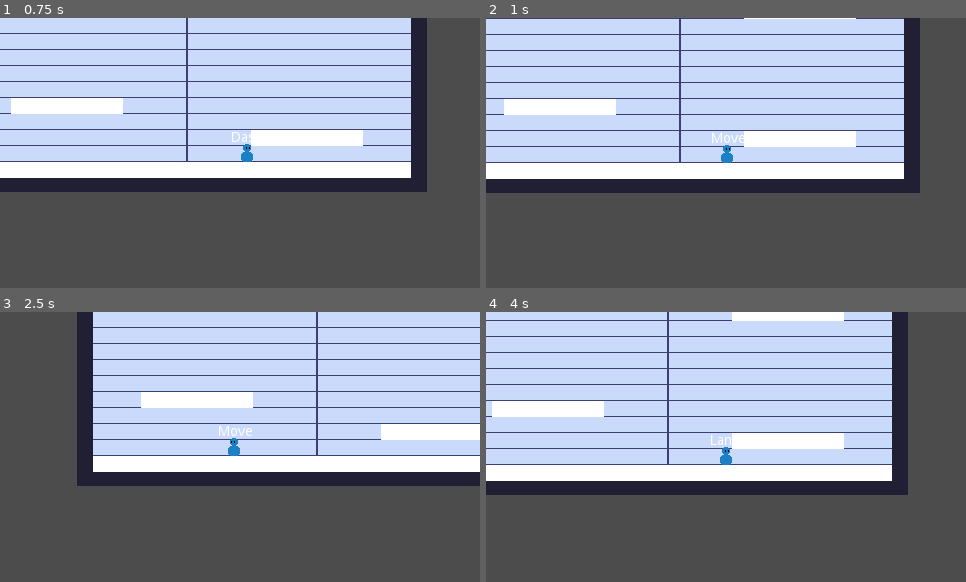
Above: before the commit, frames 1-4 (two rows, left to right).
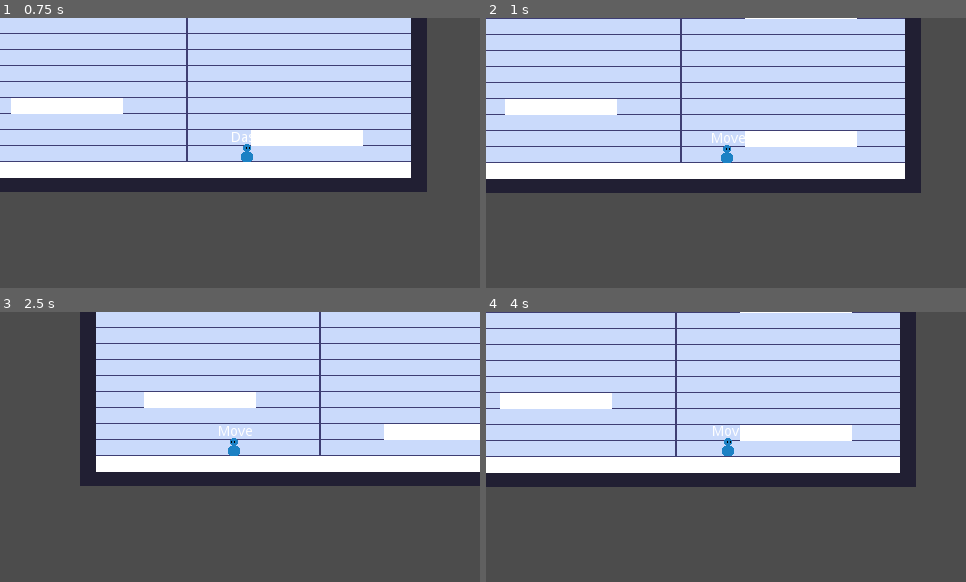
Above: after the commit, the same moments.

Repository: VuurMos/godot-3.5-platformer-character-controller
Game: Godot game, scene res://Game.tscn
Two runs of this game, one before a commit and one after it. Both use one fixed random seed, a clock stepped at 60 frames per second and the inputs below.
Inputs:
- Up to frame 1 (0.75 s): hold Right (right) from 0.53 s (still down); hold X (dash) from 0.53 s (still down)
- Up to frame 2 (1 s): keep holding Right (right); keep holding X (dash); tap C (jump) at 0.77 s
- Up to frame 3 (2.5 s): release X (dash) at 1.28 s; tap X (dash) at 1.35 s; tap C (jump) at 1.52 s; release Right (right) at 2.03 s; hold Left (left) from 2.03 s (still down); hold X (dash) from 2.03 s (still down)
- Up to frame 4 (4 s): release Left (left) at 2.78 s; release X (dash) at 2.78 s; hold Right (right) from 2.78 s (still down); tap X (dash) at 2.85 s; tap C (jump) at 3.02, 3.77 s; hold X (dash) from 3.53 s (still down)

Frame 1 is identical in both runs. In frame 2, 0.5% of the frame differs, in the area x 3-91%, y 0-65%; in frame 3, 1.3%; in frame 4, 19%, in the area x 0-90%, y 0-68%.

Commit message:
Fixed abrupt dash ending Dash was transitioning to land not move/idle when grounded.

Diff:
--- a/platformer-controller/player/player-state-machine/player-states/player-dash-state.gd
+++ b/platformer-controller/player/player-state-machine/player-states/player-dash-state.gd
@@ -6,10 +6,6 @@
 var dash_duration := 0.2
 var minimum_dash_duration := 0.1
 
-# exponential ease out:
-# var dash_velocity = 1 - pow(2, -10 * dash_progress)
-
-var c1 = 1.70158
 
 func enter(msg := {}) -> void:
 	player.velocity.y = 0.0
@@ -18,13 +14,14 @@
 	current_dash_time = 0.0
 
 func physics_update(delta: float) -> void:
+	if player.is_on_floor():
+		player.velocity.y = 0
+
 	var dash_progress = current_dash_time / dash_duration
 
 	if player.dash_input or dash_progress < minimum_dash_duration:
 		current_dash_time += delta
 
-		var c3 = c1 + dash_progress
-#		var dash_velocity = 1 + c3 * pow(dash_progress - 1, 3) + c1 * pow(dash_progress - 1, 2)
 		var dash_velocity = 1 - pow(2, -10 * dash_progress)
 
 		player.add_dash_velocity(dash_direction, dash_velocity)
@@ -38,7 +35,11 @@
 			return
 
 		if player.is_on_floor():
-			state_machine.transition_to("Land")
+			if !is_zero_approx(player.input_direction.x):
+				state_machine.transition_to("Move")
+			else:
+				player.velocity.x = 0
+				state_machine.transition_to("Idle")
 
 func exit() -> void:
 	player.dashing = false
